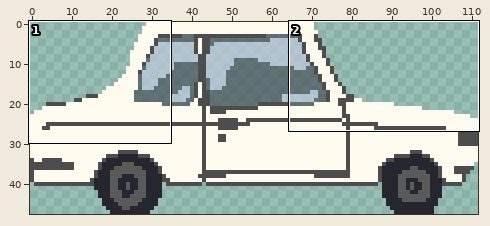
A sprite sheet gets an edit: sprites/blocks/1968_corolla.png. The first picture is a wide view before the edit; the outline marks the close-up.
Close-up. Earlier state:
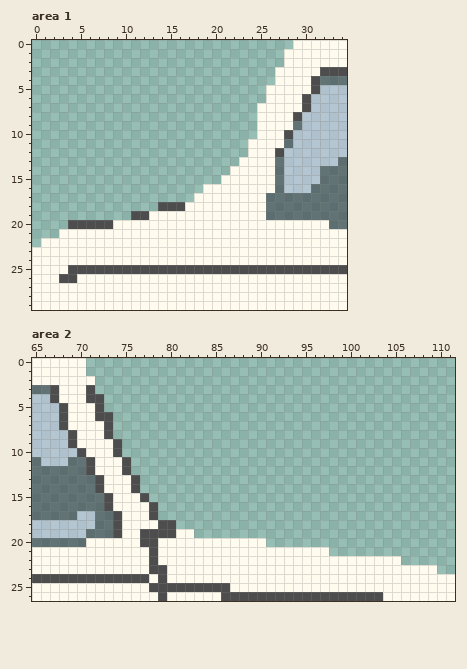
The file is 112x48 pixels. Shown: area 1: x 0..34, y 0..29; area 2: x 65..111, y 0..26.
And afterwards:
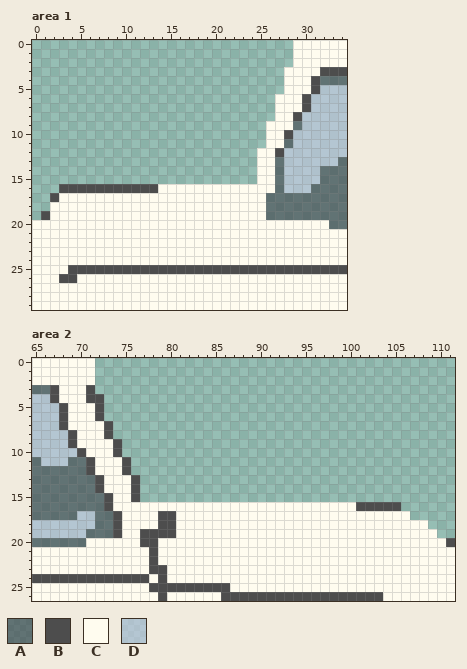
Palette (. is transparent): A #3838428f  B #4d4d4d  C #fffcef  D #cccde98f
Edits made:
Area 1:
y 1..2: x 28 C -> .
y 3..4: x 27 C -> .
y 5: x 26..27 CC -> ..
y 6: x 26 C -> .
y 7..8: x 25..26 CC -> ..
y 9..10: x 25 C -> .
y 11: x 24..25 CC -> ..
y 12: x 24 C -> .
y 13: x 23..24 CC -> ..
y 14: x 22..24 CCC -> ...
y 15: x 21..24 CCCC -> ....
y 16: x 3..18 ................ -> BBBBBBBBBBBCCCCC
y 17: x 2..17 ................ -> BCCCCCCCCCCCCCCC
y 18: x 2..16 ............BBB -> CCCCCCCCCCCCCCC
y 19: x 1..12 ..........BB -> BCCCCCCCCCCC
y 20: x 0..8 ....BBBBB -> CCCCCCCCC
y 21: x 0..2 ... -> CCC
y 22: x 0 . -> C
Area 2:
y 0..1: x 71 . -> C
y 6: x 73 B -> .
y 15: x 76..77 CB -> B.
y 16: x 78..105 B........................... -> CCCCCCCCCCCCCCCCCCCCCCCBBBBB
y 17: x 78..106 B............................ -> CBBCCCCCCCCCCCCCCCCCCCCCCCCCC
y 18: x 81..108 ............................ -> CCCCCCCCCCCCCCCCCCCCCCCCCCCC
y 19: x 83..109 ........................... -> CCCCCCCCCCCCCCCCCCCCCCCCCCC
y 20: x 91..111 ..................... -> CCCCCCCCCCCCCCCCCCCCB
y 21: x 98..111 .............. -> CCCCCCCCCCCCCC
y 22: x 106..111 ...... -> CCCCCC
y 23: x 110..111 .. -> CC
Where, in picture pixels (left, top, right, bottom), the same in both close-ups:
changed: (32, 49, 293, 247)
added: (86, 358, 95, 376)
erased: (104, 412, 113, 421)
changed: (131, 493, 455, 574)
